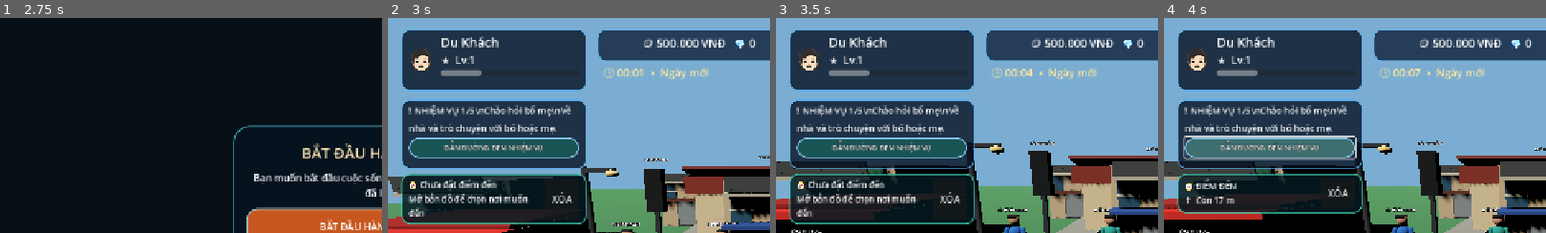
Above: before the commit, frames 1-4 (left to right).
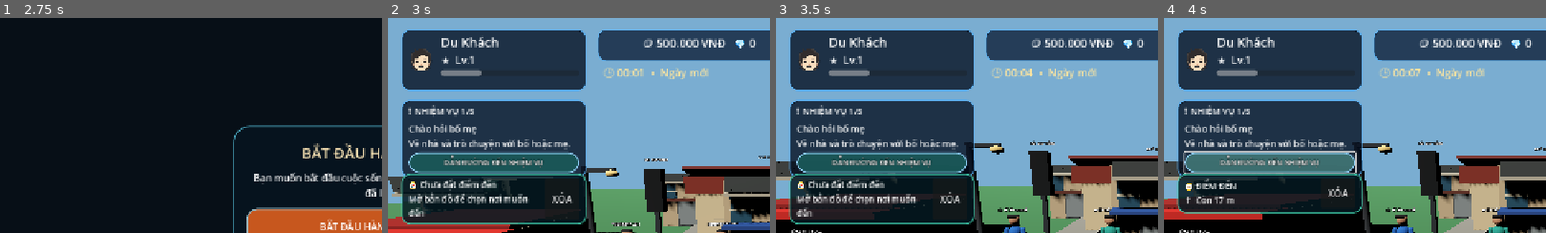
Above: after the commit, the same moments.

Repository: temu838655-dev/Vi-t-Nam-Du-L-ch
Game: Godot game, scene res://scenes/main.tscn
The game is run twice, just before and just after one commit, with the same random seed, the same clock (stepped at 60 frames per second) and the same inputs.
Inputs:
- Up to frame 1 (2.75 s): click "G ĐĂNG NHẬP BẰNG GOOGLE" at 0.5 s; click "OK" at 1.25 s; click "CHƠI VỚI TƯ CÁCH KHÁCH" at 2 s
- Up to frame 2 (3 s): click "BẮT ĐẦU HÀNH TRÌNH MỚI" at 2.75 s
- Up to frame 3 (3.5 s): no input
- Up to frame 4 (4 s): click "DẪN ĐƯỜNG ĐẾN NHIỆM VỤ" at 3.5 s
The pictures show only the part of the screen within x 0-50%, y 0-50%; the shares and areas given below are measured in that part.

Frame 1 is identical in both runs. In frame 2, 8.3% of the frame differs, in the area x 3-52%, y 40-74%; in frame 3, 8.1%; in frame 4, 9.1%.

Commit message:
Fix mission tracker line breaks and preserve active waypoint on map open

Diff:
--- a/Godot/scripts/mobile_hud.gd
+++ b/Godot/scripts/mobile_hud.gd
@@ -355,7 +355,7 @@
 	if not is_instance_valid(mission_label):
 		return
 	var mission: Dictionary = GameState.get_tutorial_mission()
-	mission_label.text = "❗ NHIỆM VỤ %d/5\\n%s\\n%s" % [mini(GameState.tutorial_stage + 1, 5), str(mission.get("title", "")), str(mission.get("description", ""))]
+	mission_label.text = "❗ NHIỆM VỤ %d/5\n%s\n%s" % [mini(GameState.tutorial_stage + 1, 5), str(mission.get("title", "")), str(mission.get("description", ""))]
 
 func _guide_current_mission() -> void:
 	var mission: Dictionary = GameState.get_tutorial_mission()
